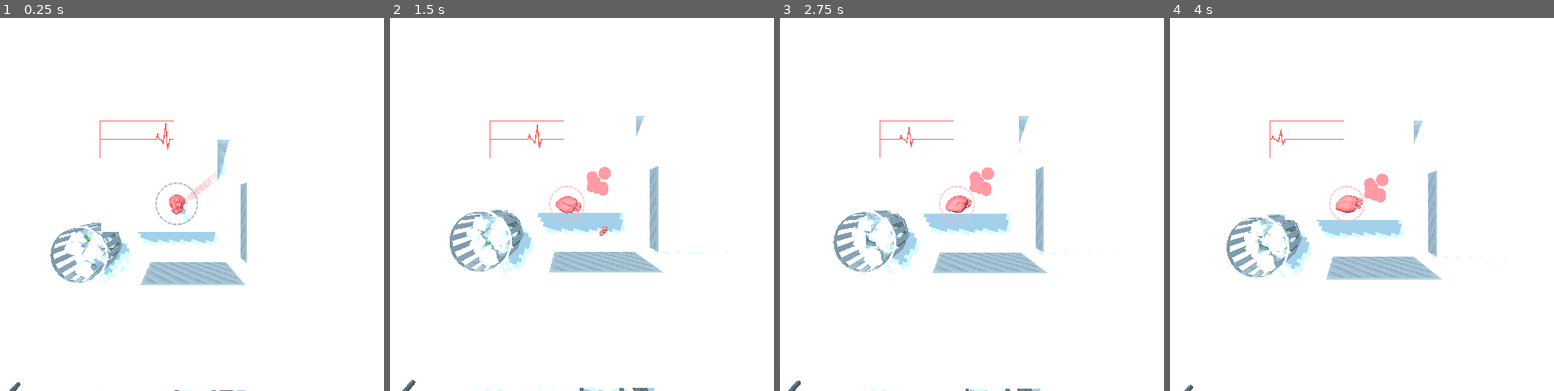
Above: before the commit, frames 1-4 (left to right).
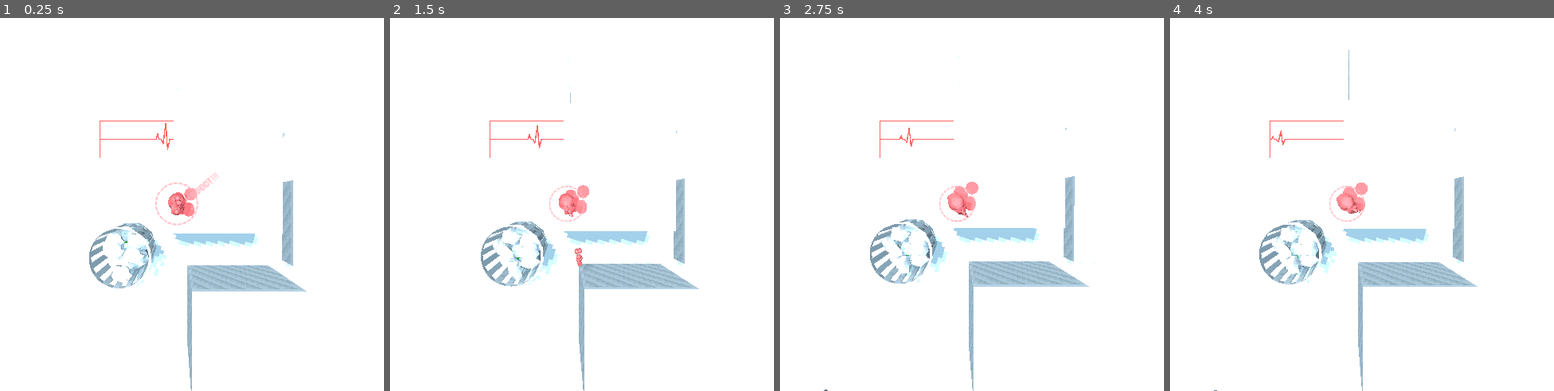
Above: after the commit, the same moments.

Repository: CaptainProton42/ldjam46
Game: Godot game, scene res://TestTopDown.tscn
Same seed, same stepped clock (60 frames per second), same inputs: the game is played once before the commit and once after it.
Inputs (mouse positions are in pixels of both pictures, inside the frame that each line leads up to):
- Up to frame 1 (0.25 s): no input
- Up to frame 2 (1.5 s): tap Space at 0.5, 1.25 s; move the mouse to (708, 185) at 0.52 s; press the mouse at (708, 185) at 0.53 s; hold W (forward) 0.53-1.28 s; move the mouse to (439, 223) at 1.27 s; release the mouse at (439, 223) at 1.28 s; click (439, 223) at 1.35 s
- Up to frame 3 (2.75 s): tap Space at 2 s; move the mouse to (1021, 122) at 2.02 s; press the mouse at (1021, 122) at 2.03 s; hold W (forward) from 2.03 s (still down)
- Up to frame 4 (4 s): tap Space at 2.75, 3.5 s; move the mouse to (1315, 279) at 2.77 s; release the mouse at (1315, 279) at 2.78 s; click (1315, 279) at 2.85 s; move the mouse to (1538, 260) at 3.52 s; release W (forward) at 3.53 s; press the mouse at (1538, 260) at 3.53 s

The runs differ from the first frame. In frame 1, 6.8% of the frame differs, in the area x 2-82%, y 0-100%; in frame 2, 8.9%, in the area x 3-88%, y 6-100%; in frame 3, 8.2%; in frame 4, 7.4%.

Commit message:
Fixed dependencies, added empty tutorial.

Diff:
--- a/TestTopDown.tscn
+++ b/TestTopDown.tscn
@@ -12,6 +12,9 @@
 [ext_resource path="res://objects/TrafficLight.tscn" type="PackedScene" id=10]
 [ext_resource path="res://objects/StopSign.tscn" type="PackedScene" id=11]
 [ext_resource path="res://objects/Bench.tscn" type="PackedScene" id=12]
+[ext_resource path="res://TextAnnouncer.tscn" type="PackedScene" id=13]
+[ext_resource path="res://scripts/LevelFlow.gd" type="Script" id=14]
+[ext_resource path="res://WinTrigger.tscn" type="PackedScene" id=15]
 
 [sub_resource type="BoxShape" id=1]
 
@@ -52,7 +55,7 @@
 script = ExtResource( 2 )
 
 [node name="Heart" parent="." instance=ExtResource( 3 )]
-transform = Transform( 1, 0, 0, 0, 1, 0, 0, 0, 1, -1.05983, 3.72809, -0.195002 )
+transform = Transform( 1, 0, 0, 0, 1, 0, 0, 0, 1, -2.01476, 3.13379, -0.195002 )
 
 [node name="w" type="StaticBody" parent="."]
 transform = Transform( 1, 0, 0, 0, 1, 0, 0, 0, 1, 1.67723, -0.15858, 0.276445 )
@@ -181,3 +184,13 @@
 
 [node name="Bench" parent="." instance=ExtResource( 12 )]
 transform = Transform( 1, 0, 0, 0, 1, 0, 0, 0, 1, 0, 0.0745362, 7.95631 )
+
+[node name="TextAnnouncer" parent="." instance=ExtResource( 13 )]
+
+[node name="LevelFlow" type="Node" parent="."]
+script = ExtResource( 14 )
+heart_path = NodePath("../Heart")
+text_announcer_path = NodePath("../TextAnnouncer")
+
+[node name="WinTrigger" parent="." instance=ExtResource( 15 )]
+transform = Transform( 1, 0, 0, 0, 1, 0, 0, 0, 1, -6.16392, 0.525921, 0 )
--- /dev/null
+++ b/TutorialLevel.tscn
@@ -0,0 +1,17 @@
+[gd_scene load_steps=3 format=2]
+
+[sub_resource type="CubeMesh" id=1]
+
+[sub_resource type="BoxShape" id=2]
+
+[node name="TutorialLevel" type="Spatial"]
+
+[node name="StaticBody" type="StaticBody" parent="."]
+transform = Transform( 100, 0, 0, 0, 0.1, 0, 0, 0, 100, 0, 0, 0 )
+
+[node name="MeshInstance" type="MeshInstance" parent="StaticBody"]
+mesh = SubResource( 1 )
+material/0 = null
+
+[node name="CollisionShape" type="CollisionShape" parent="StaticBody"]
+shape = SubResource( 2 )
Not shown: 1 places in TestTopDown.tscn that only renumber resources
